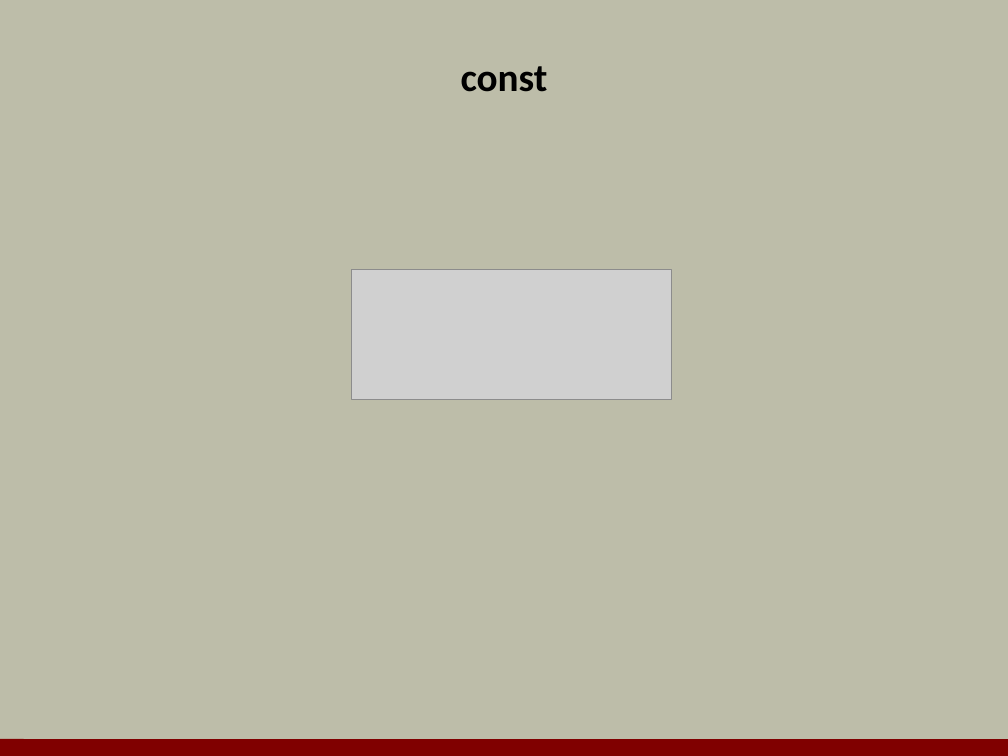
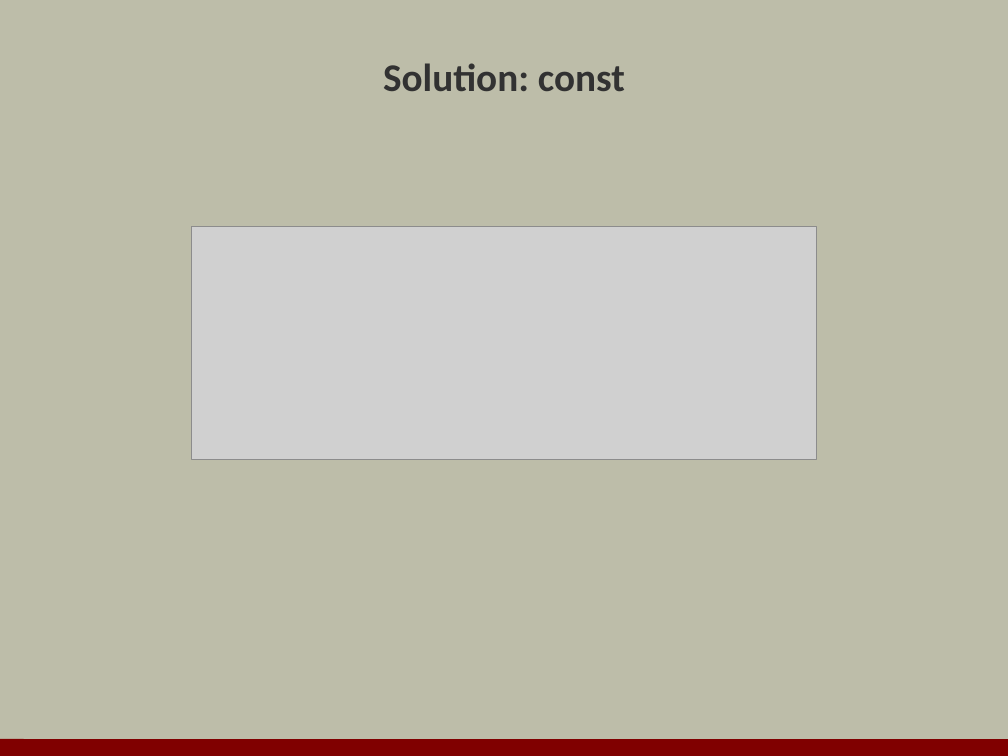
Before and after one commit to OdeToCode/classes, a slide deck: slide 9 of angularjs/slides/11_es6.pptx (slide 5 before the commit). Drawn at 1008x756 pixels with LibreOffice and Linux fonts; fonts in the diff are those of the drawing; grey boxes stand for pictures; background and template pictures are left out. Boxes give left, top, right and bottom in pixels: in the first picture for what was removed or moved away, otherwise in the second. Text is boxed around its words. In the diff, an @@ line names an element or a change of style, - is before the commit and + after.

```diff
--- a/angularjs/slides/11_es6.pptx
+++ b/angularjs/slides/11_es6.pptx
@@ title at <box>383,63,625,91</box>: text changed; text colour #000000 to #323232 @@
-const
+Solution: const
@@ picture added at <box>192,227,816,460</box> @@
@@ picture removed at <box>352,270,672,400</box> @@
```
Also in this commit, not shown: 9 other slides changed, 39 slides added, 24 slides removed.
